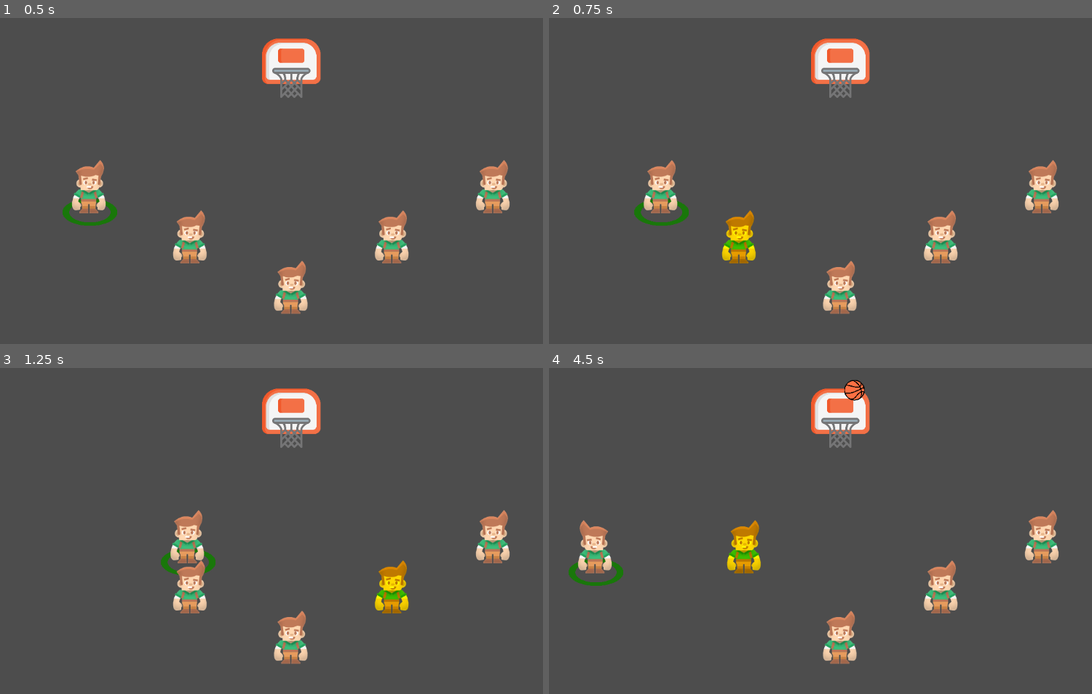
Above: before the commit, frames 1-4 (two rows, left to right).
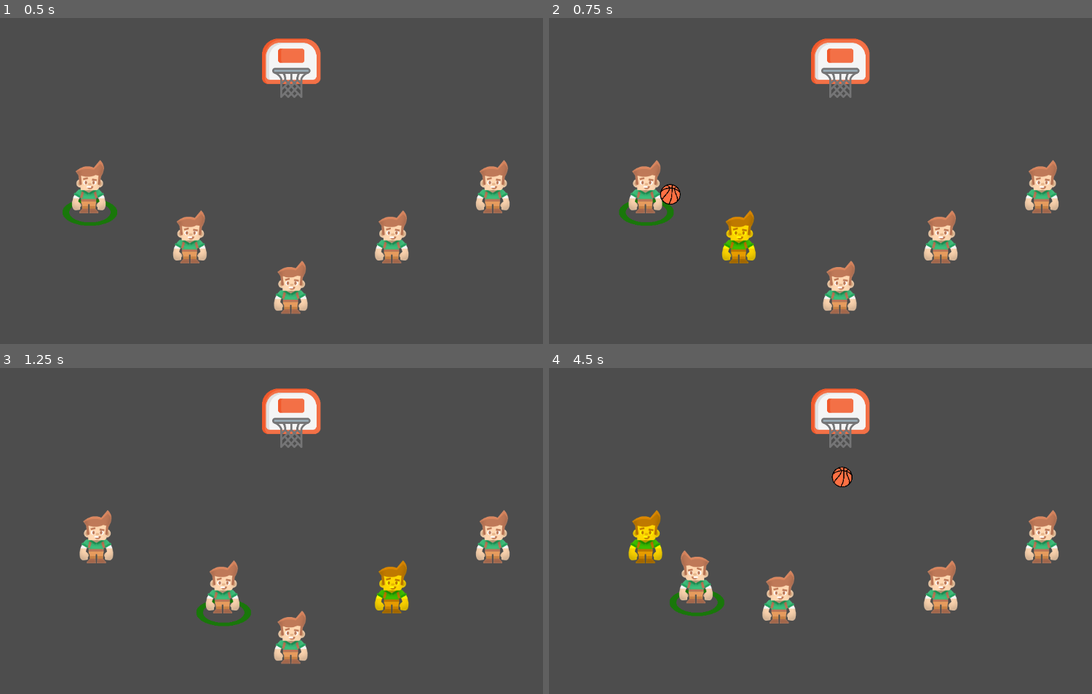
Above: after the commit, the same moments.

Repository: david8zhang/baller-quest-godot
Game: Godot game, scene res://scenes/Main.tscn
Two runs of this game, one before a commit and one after it. Both use one fixed random seed, a clock stepped at 60 frames per second and the inputs below.
Inputs:
- Up to frame 1 (0.5 s): no input
- Up to frame 2 (0.75 s): tap Enter at 0.5 s; hold Right (move_right) from 0.53 s (still down); tap Space (pass) at 0.6 s
- Up to frame 3 (1.25 s): keep holding Right (move_right)
- Up to frame 4 (4.5 s): release Right (move_right) at 1.28 s; hold Down (move_down) 1.28-2.03 s; tap Space (pass) at 1.35, 2.3, 2.85, 3.6 s; hold Right (move_right) 2.03-2.78 s; hold F (shoot_ball) 2.03-2.78 s; hold Up (move_up) 2.78-3.53 s; hold Left (move_left) from 3.53 s (still down); tap F (shoot_ball) at 4.35 s

Frame 1 is identical in both runs. In frame 2, 1.4% of the frame differs, in the area x 12-26%, y 43-64%; in frame 3, 3.2%; in frame 4, 5.1%, in the area x 3-59%, y 3-91%.
Error before the commit: Invalid access to property or key 'player_collider' on a base object of type 'RigidBody2D (Ball)'. (res://scripts/Player.gd:67)

Commit message:
fix some minor bugs

Diff:
--- a/scripts/Player.gd
+++ b/scripts/Player.gd
@@ -64,7 +64,6 @@
 	ball.position.x = self.global_position.x
 	ball.position.y = self.global_position.y
 	add_sibling(ball)
-	ball.player_collider.set_deferred("disabled", false)
 	pass_target.can_gain_possession = true
 	can_gain_possession = false
 	var tween = create_tween()
@@ -123,7 +122,7 @@
 
 
 func create_arc(ball: RigidBody2D, dest_position: Vector2, duration_sec: float):
-	ball.z_index = 3000
+	ball.z_index = hoop.net.z_index + 1
 	var velocity_x = (dest_position.x - ball.global_position.x) / duration_sec
 	var velocity_y = (dest_position.y - ball.global_position.y - 490 * pow(duration_sec, 2)) / duration_sec
 	ball.linear_velocity = Vector2(velocity_x, velocity_y)
@@ -155,7 +154,7 @@
 
 
 func on_ball_reached_apex(ball: Ball):
-	ball.z_index = 1000
+	ball.z_index = hoop.net.z_index - 1
 
 
 func select():
